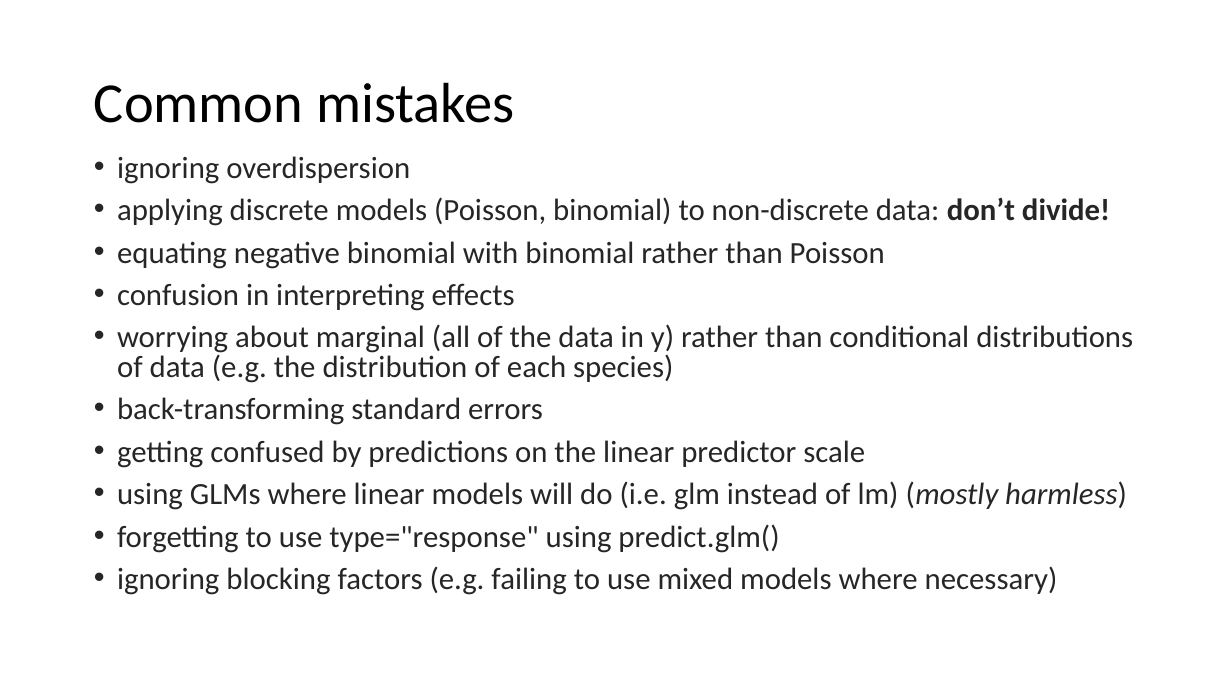
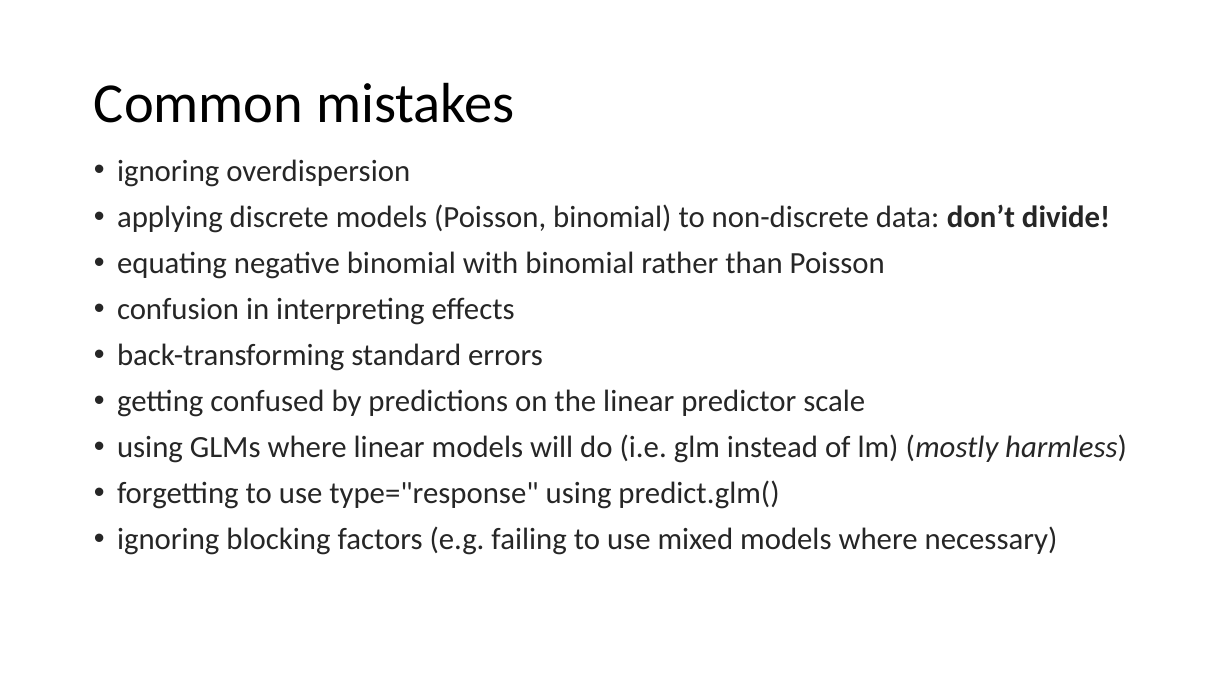
Before and after one commit to VTQuantMethodsEEB/klangwig, a slide deck: slide 31 of lectures/le10_glms.pptx (slide 30 before the commit). Drawn at 1232x693 pixels with LibreOffice and Linux fonts; fonts in the diff are those of the drawing. Boxes give left, top, right and bottom in pixels: in the first picture for what was removed or moved away, otherwise in the second. Text is boxed around its words. In the diff, an @@ line names an element or a change of style, - is before the commit and + after.

```diff
--- a/lectures/le10_glms.pptx
+++ b/lectures/le10_glms.pptx
@@ text "ignoring overdispersion" at (117, 159, 1127, 555): line spacing 0.8 to 0.9 @@
@@ text at (117, 324, 1133, 383): paragraph removed @@
-• worrying about marginal (all of the data in y) rather than conditional distributions of data (e.g. the distribution of each species)
```
Also in this commit, not shown: 4 other slides changed, 1 slide added, 2 other files.
